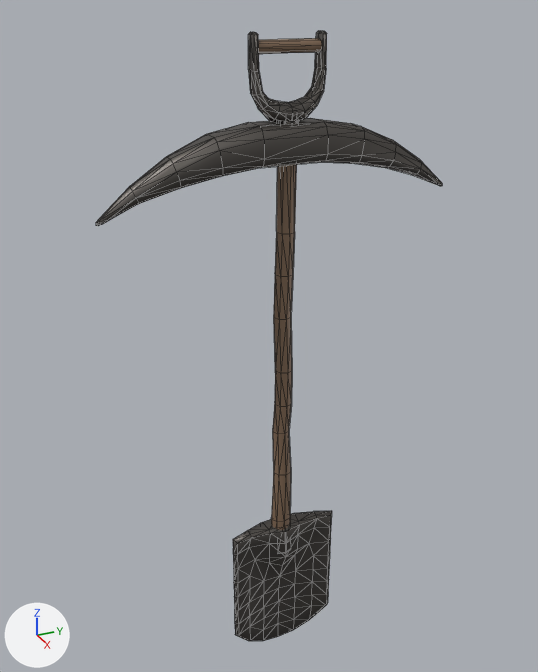
Before and after pictures for a commit that changed the COLLADA model source/Assets/Resources/Models/Tools/shovel.dae.
One viewpoint serves both versions: a 50 mm lens placed at (0.997, -0.476, 0.584), pointed at (-0.048, -0.005, 0.061). The axes (+X, +Y, +Z) are drawn at lower left. The lights are the same throughout. Mesh edges are drawn as thin lines. Where no turn or scale is listed for an object, it has been applied to the vertices.

The scene before the commit, as lines of its bpy script (objects in view):
```python
me_cylinder_002 = bpy.data.meshes.new('Cylinder.002')
me_cylinder_002.from_pydata(...)  # 96 vertices, 188 faces; spans x -0.0189..0.0189, y -0.0568..0.0568, z -0.0412..0.0823
me_cylinder_002.materials.append(mat_iron)  # dark grey #6a6662
me_cylinder_004 = bpy.data.meshes.new('Cylinder.004')
me_cylinder_004.from_pydata(...)  # 106 vertices, 208 faces; spans x -0.038..0.066, y -0.066..0.038, z -0.286..0.286
me_cylinder_004.materials.append(mat_iron)  # dark grey #6a6662
me_cylinder_005 = bpy.data.meshes.new('Cylinder.005')
me_cylinder_005.from_pydata(...)  # 16 vertices, 16 faces; spans x -0.009..0.009, y -0.05..0.05, z -0.009..0.009
me_cylinder_005.materials.append(mat_wood)  # brown #846b55
ob_cylinder_001 = bpy.data.objects.new('Cylinder.001', me_cylinder_002)
ob_cylinder_001.location = (0.0, 0.002, 0.456)
ob_cylinder_002 = bpy.data.objects.new('Cylinder.002', me_cylinder_005)
ob_cylinder_002.location = (0.0, 0.0, 0.52)
ob_pickaxehead = bpy.data.objects.new('PickaxeHead', me_cylinder_004)
ob_pickaxehead.location = (0.0, 0.0, 0.391)
ob_pickaxehead.rotation_euler = (-1.571, 0.785, 0.0)  # degrees (-90, 45, 0)
ob_pickaxehead.scale = (1.0, -1.0, 1.0)
# also in view: 'Plane' at (-0.006, 0.0, -0.448); 'Shaft' at (0.0, -0.002, 0.036)
```
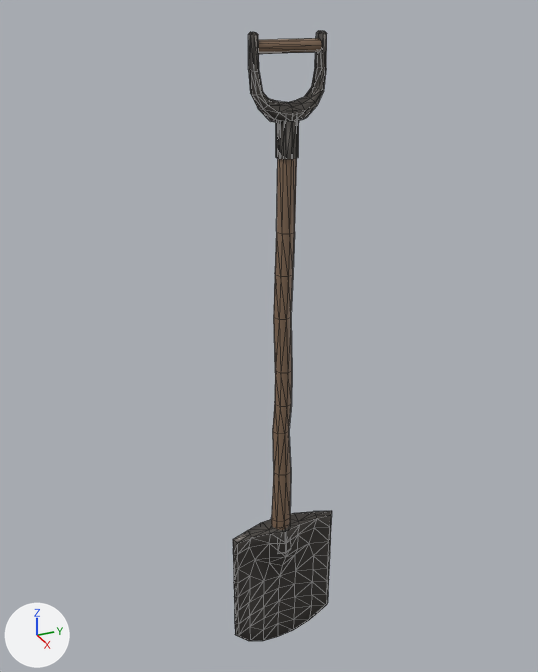
Changed parts and their boxes [x1, y1, x2, y2] in the pictures (538 x 672 px):
'PickaxeHead', deleted
    before: [96, 118, 442, 226]

Edits to the bpy script that builds the scene:
```text
Remove ob_pickaxehead:
    ob_pickaxehead = bpy.data.objects.new('PickaxeHead', me_cylinder_004)
    ob_pickaxehead.location = (0.0, 0.0, 0.391)
    ob_pickaxehead.rotation_euler = (-1.571, 0.785, 0.0)  # degrees (-90, 45, 0)
    ob_pickaxehead.scale = (1.0, -1.0, 1.0)
```
